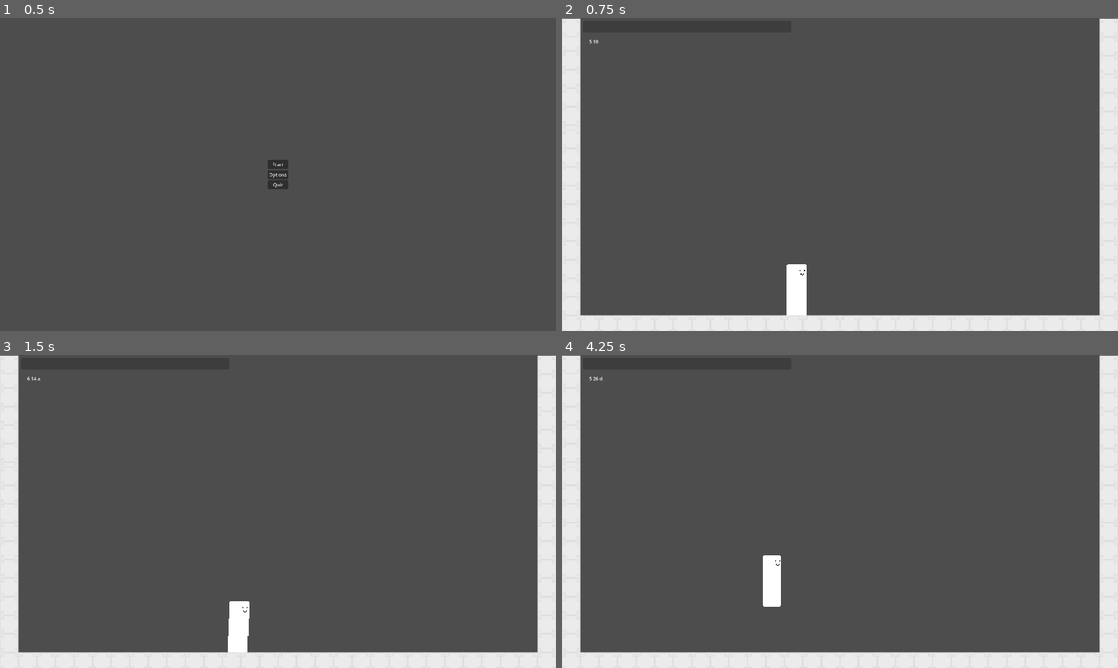
Above: before the commit, frames 1-4 (two rows, left to right).
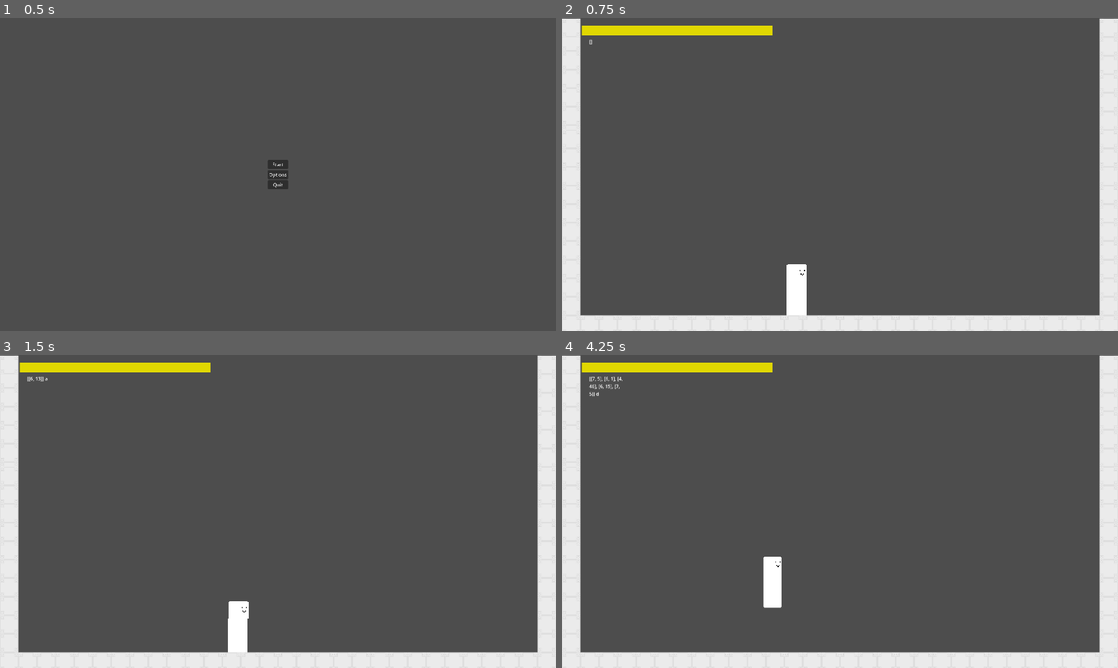
Above: after the commit, the same moments.

Repository: Mysteria0/To-Be-Name-Fighting-Game
Game: Godot game, scene res://menu.tscn
Same seed, same stepped clock (60 frames per second), same inputs: the game is played once before the commit and once after it.
Inputs:
- Up to frame 1 (0.5 s): no input
- Up to frame 2 (0.75 s): click "Start" at 0.5 s
- Up to frame 3 (1.5 s): tap Enter at 1.25 s; hold D (move_right) from 1.28 s (still down); tap U (action_a) at 1.35 s
- Up to frame 4 (4.25 s): tap Q (move_leftup) at 1.52, 2.27, 3.77 s; tap I (action_b) at 2.1 s; release D (move_right) at 2.78 s; hold A (move_left) 2.78-3.53 s; tap J (action_c) at 2.85 s; hold D (move_right) from 3.53 s (still down); tap K (action_d) at 3.6 s

Frame 1 is identical in both runs. In frame 2, 1.1% of the frame differs, in the area x 3-38%, y 2-9%; in frame 3, 1.1%; in frame 4, 1.3%, in the area x 3-40%, y 2-81%.

Commit message:
Changed the healthbar froma  progressbar to texturedprogressbar

Diff:
--- a/Input Reader.tscn
+++ b/Input Reader.tscn
@@ -19,5 +19,6 @@
 offset_right = 131.0
 offset_bottom = 23.0
 text = "test test test"
+autowrap_mode = 3
 
 [node name="Motion_Inputs" type="Node" parent="." unique_id=972599203]
--- a/Scripts/Input Reader/input_reader.gd
+++ b/Scripts/Input Reader/input_reader.gd
@@ -21,7 +21,6 @@
 
 var parent
 func _ready() -> void:
-	Input.set_use_accumulated_input(false)
 	for i in SpecialsList:
 		specials.append(i)
 	for i in NormalsList:
@@ -32,7 +31,7 @@
 func _process(_delta: float) -> void:
 	handle_MotionInputs()
 	handle_AttackInputs()
-	$Control/Recent_input.text = str(currentMotionInput) + ' ' + str(holdtime)
+	$Control/Recent_input.text = str(RecentMotionInputs)## + ' ' + str(holdtime)
 	if currentAttackInput != 'Nothing':
 		$Control/Recent_input.text += ' ' + str(currentAttackInput)
 
@@ -62,7 +61,15 @@
 		else:
 			memorybuffer += 1
 
+# V = vertical num (2 or 8)
+# H = horizontal num (4 ir 6)
+# V-1-(4-H)
+# this is used to calculate the diagonal when two inputs are pressed at the same time
+# now to figure out how to implement it....
+
 func _input(event: InputEvent) -> void:
+	# the _input function handles only 1 input at a time
+	# how do we make it understand 2 inputs at the same time?
 	if event and !event.is_action(ConvertNumToaction(currentMotionInput),true):
 		for i in validMotionInputs:
 			if event.is_action(i,true):
--- a/Scripts/State Machine/Tsurugi States/tsurugi_crouching.gd
+++ b/Scripts/State Machine/Tsurugi States/tsurugi_crouching.gd
@@ -10,8 +10,7 @@
 	parent.velocity.x = 0
 
 func process_physics(delta: float) -> State:
-	if %InputReader.currentMotionInput != 8 and %InputReader.currentMotionInput != 9 and %InputReader.currentMotionInput != 7:
-		%MovementCode.Move_Character(%InputReader.currentMotionInput,delta)
+	%MovementCode.Move_Character(5,delta)
 	return null
 
 func process_frame(_delta: float) -> State:
--- a/Scripts/Universal Code/Player.gd
+++ b/Scripts/Universal Code/Player.gd
@@ -14,11 +14,12 @@
 @export_group('Character command list')
 @export var Characterinputs : Array[StringName];
 
-var health = Max_health
+var health : int
 
 
 func _ready() -> void:
 	state_machine.init(self)
+	health = Max_health
 
 
 func _unhandled_input(event: InputEvent) -> void:
--- a/Scripts/Universal Code/main.gd
+++ b/Scripts/Universal Code/healthbar.gd
@@ -1,11 +1,11 @@
-extends Node2D
+extends TextureProgressBar
 
 
 # Called when the node enters the scene tree for the first time.
 func _ready() -> void:
-	$Healthbar.max_value = $Player.Max_health
+	max_value = %Player.Max_health
 
 
 # Called every frame. 'delta' is the elapsed time since the previous frame.
 func _process(_delta: float) -> void:
-	$Healthbar.value = $Player.health
+	value = %Player.health
--- a/main.tscn
+++ b/main.tscn
@@ -1,27 +1,17 @@
 [gd_scene format=3 uid="uid://cke8cxb7ww4pb"]
 
 [ext_resource type="PackedScene" uid="uid://crutl3ed34eni" path="res://Player.tscn" id="1_0xm2m"]
-[ext_resource type="Script" uid="uid://cvu4p5ur5en7u" path="res://Scripts/Universal Code/main.gd" id="1_h2yge"]
+[ext_resource type="Script" uid="uid://dpwohectajsnj" path="res://Scripts/Universal Code/healthbar.gd" id="1_1bvp3"]
 [ext_resource type="PackedScene" uid="uid://cvt0xibjikmr0" path="res://Levels.tscn" id="3_h2yge"]
 [ext_resource type="PackedScene" uid="uid://ddm5kuncpnusr" path="res://Input Reader.tscn" id="4_1bvp3"]
+[ext_resource type="Texture2D" uid="uid://b5hnh8utuu4uv" path="res://Sprites/Hud elements/HP_bar_under.png" id="4_lquwl"]
+[ext_resource type="Texture2D" uid="uid://bw5klleyh53e7" path="res://Sprites/Hud elements/HP_bar_over.png" id="5_272bh"]
+[ext_resource type="Texture2D" uid="uid://cltlm0jvtu8u6" path="res://Sprites/Hud elements/HP_bar_progress.png" id="6_5vw27"]
 
 [node name="Main" type="Node2D" unique_id=646643995]
-script = ExtResource("1_h2yge")
-
-[node name="Healthbar" type="ProgressBar" parent="." unique_id=1108440859]
-anchors_preset = 5
-anchor_left = 0.5
-anchor_right = 0.5
-offset_left = 72.0
-offset_top = 10.0
-offset_right = 792.0
-offset_bottom = 50.0
-grow_horizontal = 2
-step = 1.0
-value = 100.0
-show_percentage = false
 
 [node name="Player" parent="." unique_id=560191563 instance=ExtResource("1_0xm2m")]
+unique_name_in_owner = true
 position = Vector2(812.00006, 930.00006)
 scale = Vector2(3, 3)
 
@@ -29,3 +19,16 @@
 
 [node name="InputReader" parent="." unique_id=1356831098 instance=ExtResource("4_1bvp3")]
 position = Vector2(94, 70)
+
+[node name="Healthbar" type="TextureProgressBar" parent="." unique_id=1647948918]
+top_level = true
+offset_left = 68.0
+offset_top = 26.0
+offset_right = 727.0
+offset_bottom = 60.0
+rounded = true
+nine_patch_stretch = true
+texture_under = ExtResource("4_lquwl")
+texture_over = ExtResource("5_272bh")
+texture_progress = ExtResource("6_5vw27")
+script = ExtResource("1_1bvp3")
--- a/project.godot
+++ b/project.godot
@@ -13,7 +13,7 @@
 config/name="To be named fighting game"
 run/main_scene="uid://lf8bdny7wy7k"
 config/features=PackedStringArray("4.6", "Forward Plus")
-run/max_fps=60
+run/max_fps=30
 config/icon="res://icon.svg"
 
 [display]
@@ -25,6 +25,7 @@
 window/size/window_height_override=1080
 window/stretch/mode="canvas_items"
 window/stretch/scale_mode="integer"
+window/per_pixel_transparency/allowed=true
 window/vsync/vsync_mode=0
 
 [global]
Not shown, added: Scripts/Universal Code/healthbar.gd.uid
Not shown, removed: Scripts/Universal Code/main.gd.uid
Binary file added: Sprites/Hud elements/HP_bar_over.png
Not shown, added: Sprites/Hud elements/HP_bar_over.png.import
Binary file added: Sprites/Hud elements/HP_bar_progress.png
Not shown, added: Sprites/Hud elements/HP_bar_progress.png.import
Binary file added: Sprites/Hud elements/HP_bar_under.png
Not shown, added: Sprites/Hud elements/HP_bar_under.png.import
